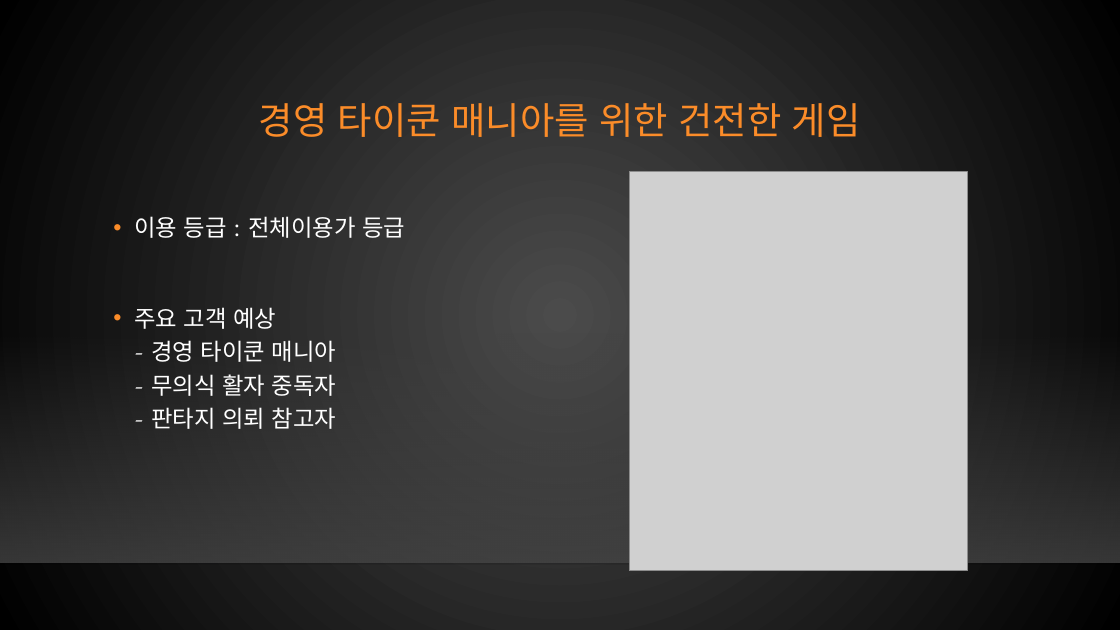
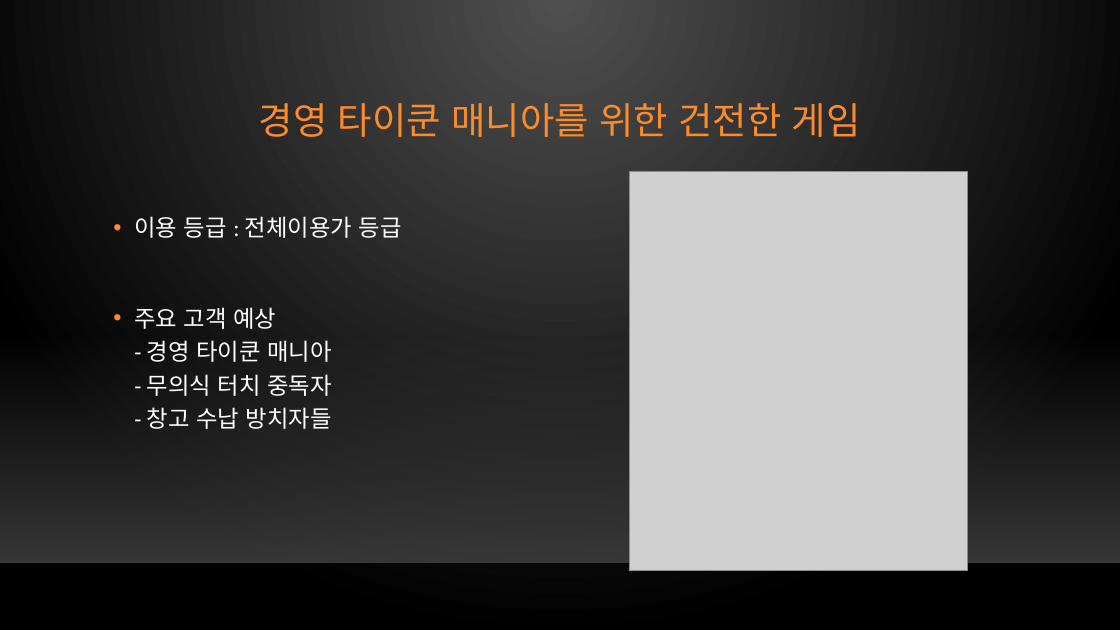
Before and after one commit to xqiwipx/first_project, a slide deck: slide 8 of Kims_project.pptx. Drawn at 1120x630 pixels with LibreOffice and Linux fonts; fonts in the diff are those of the drawing; grey boxes stand for pictures; background and template pictures are left out. Boxes give left, top, right and bottom in pixels: in the first picture for what was removed or moved away, otherwise in the second. Text is boxed around its words. In the diff, an @@ line names an element or a change of style, - is before the commit and + after.

```diff
--- a/Kims_project.pptx
+++ b/Kims_project.pptx
@@ background gradient #4B4B4B to #000000 to gradient #505050 to #000000 @@
@@ title "경영 타이쿤 매니아를 위한 건전한 ..." at [259,103,861,137]: font TeX Gyre Bonum to Calibri @@
@@ text at [134,216,402,238]: font TeX Gyre Bonum to Calibri in "이용 등급 : 전체이용가 등급" @@
@@ text at [134,307,332,429]: text changed; font TeX Gyre Bonum to Calibri @@
-• 주요 고객 예상
-  - 경영 타이쿤 매니아
-  - 무의식 활자 중독자
-  - 판타지 의뢰 참고자
+• 주요 고객 예상
+  - 경영 타이쿤 매니아
+  - 무의식 터치 중독자
+  - 창고 수납 방치자들
```
Also in this commit, not shown: 25 other slides changed, 4 slides added, 3 slides removed.
